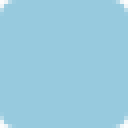
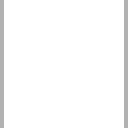
The second 128px x 128px image is a revision of the first. Changes to its layers:
added layer "Middle" (1st of 2) above "Single" over [0, 0, 128, 128]
hid "FieldFocused", moved it into group "Single" over [0, 0, 128, 128]
